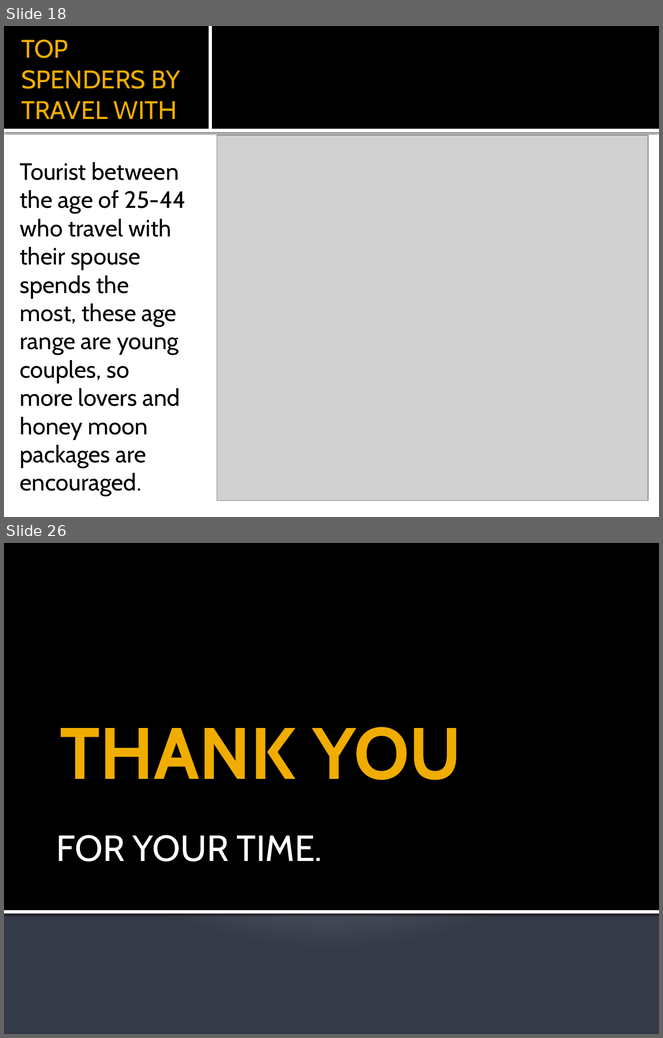
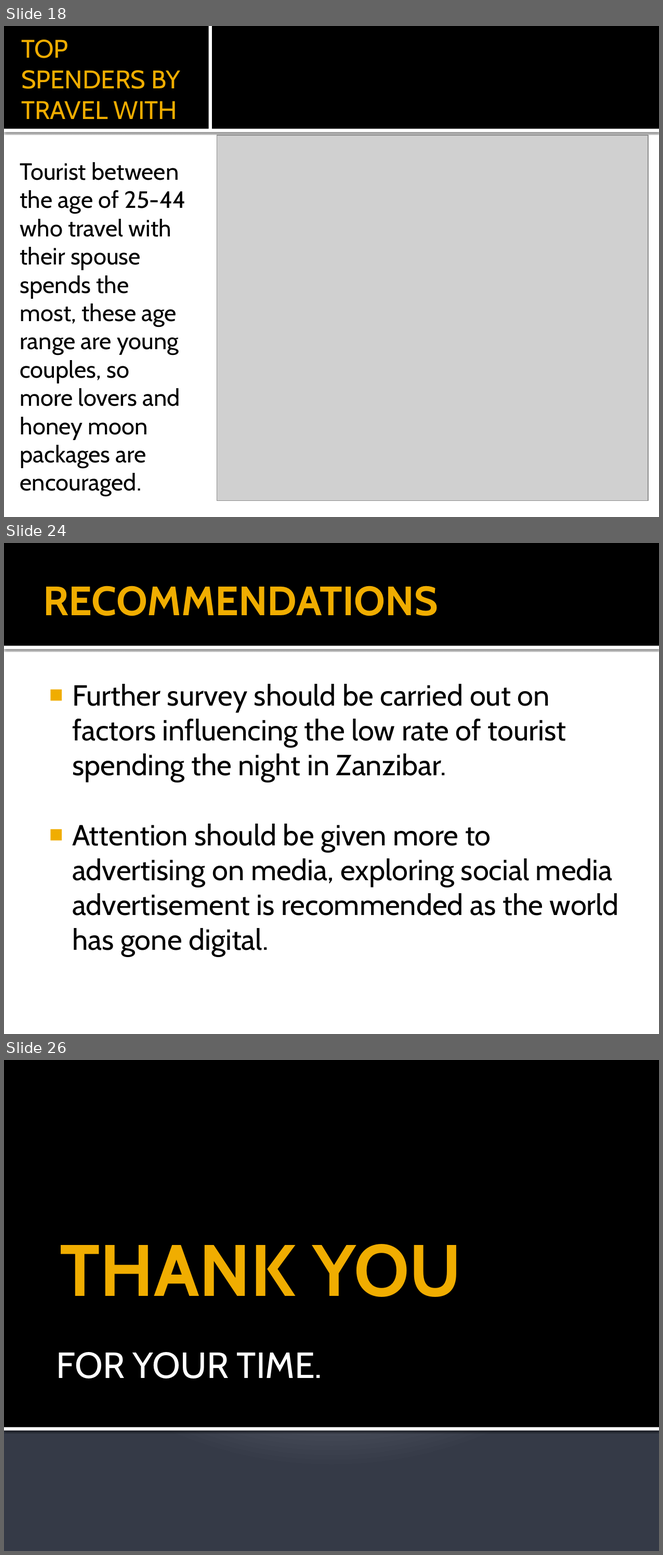
Before and after one commit to SuPaTeT/Code-Plateau-Group-2-Tanzania-Project, a slide deck: TANZANIA TOURIST REPORT.pptx. Shown one above the other, each under a label of ours: slides 18 and 26 before the commit, slides 18, 24 and 26 after it; the slides between them are not shown. The pictures are 663x1038 and 663x1555 pixels, drawn with LibreOffice and Linux fonts; fonts in the diff are those of the drawing; grey boxes stand for pictures. Boxes give left, top, right and bottom in pixels: in the first picture for what was removed or moved away, otherwise in the second. Text is boxed around its words. In the diff, an @@ line names an element or a change of style, - is before the commit and + after.

Commit message:
Add files via upload
TANZANIA TOURIST REPORT

```diff
--- a/TANZANIA TOURIST REPORT.pptx
+++ b/TANZANIA TOURIST REPORT.pptx
@@ slide 24 added at (x1=4, y1=543, x2=659, y2=1034), background #FFFFFF; not listed: 2 template elements that a slide beside it also shows @@
@@ title added at (x1=44, y1=586, x2=438, y2=616), 45 pt, text #F0AD00, bold @@
+RECOMMENDATIONS
@@ text added at (x1=72, y1=684, x2=619, y2=957), 32 pt, text #000000 @@
+■ Further survey should be carried out on factors influencing the low rate of tourist spending the night in Zanzibar.
+■ Attention should be given more to advertising on media, exploring social media advertisement is recommended as the world has gone digital.
```
Also in this commit, not shown: 8 slides changed, 3 other slides added, 4 slides removed.
